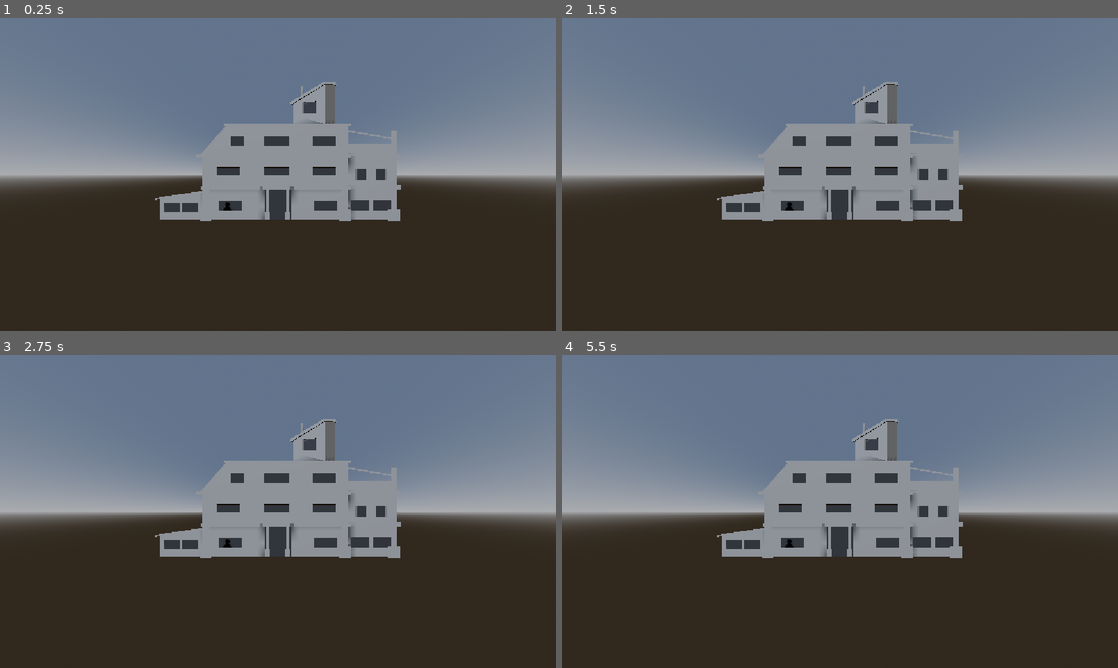
Above: before the commit, frames 1-4 (two rows, left to right).
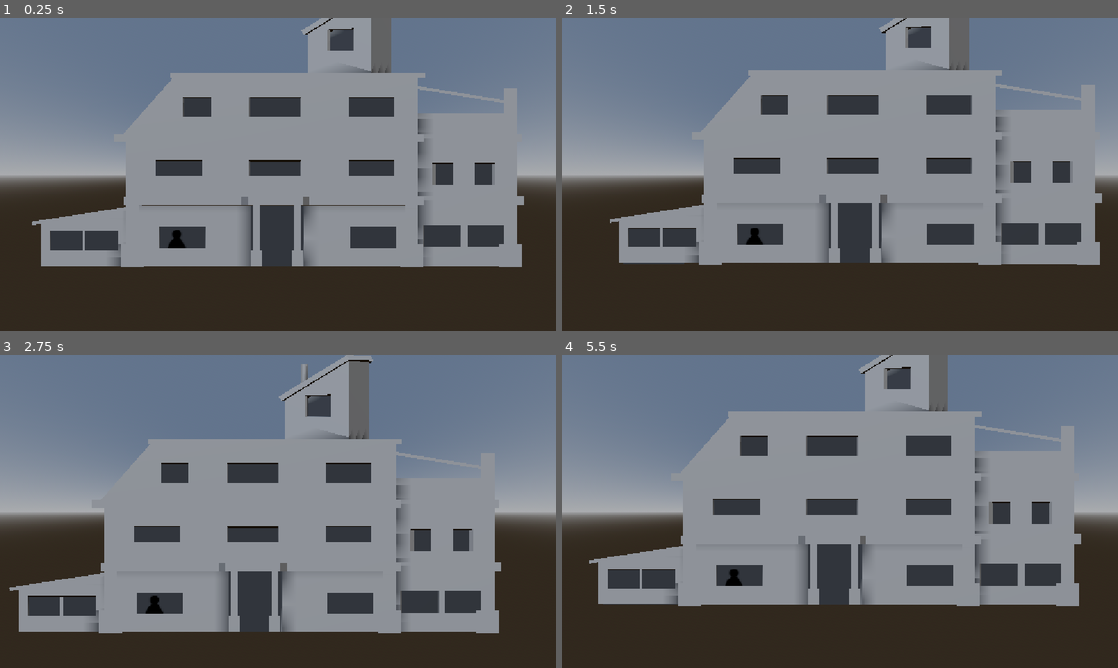
Above: after the commit, the same moments.

Repository: cowburrs/clabs
Game: Godot game, scene res://NewStuff/main_3d.tscn
The game is run twice, just before and just after one commit, with the same random seed, the same clock (stepped at 60 frames per second) and the same inputs. This scene is started directly instead of the project's main scene.
Inputs (mouse positions are in pixels of both pictures, inside the frame that each line leads up to):
- Up to frame 1 (0.25 s): no input
- Up to frame 2 (1.5 s): tap Enter at 0.5 s; move the mouse to (962, 158) at 0.52 s; click (962, 158) at 0.67 s; move the mouse to (728, 190) at 1.27 s; click (728, 190) at 1.42 s
- Up to frame 3 (2.75 s): move the mouse to (333, 442) at 2.02 s; click (333, 442) at 2.17 s
- Up to frame 4 (5.5 s): move the mouse to (812, 574) at 2.77 s; click (812, 574) at 2.92 s; move the mouse to (1006, 558) at 3.52 s; click (1006, 558) at 3.67 s; move the mouse to (673, 464) at 4.27 s; click (673, 464) at 4.42 s; move the mouse to (867, 511) at 5.02 s; click (867, 511) at 5.17 s

The runs differ from the first frame. In frame 1, 33% of the frame differs, in the area x 5-95%, y 0-80%; in frame 2, 33%; in frame 3, 35%, in the area x 1-91%, y 0-89%; in frame 4, 33%.

Commit message:
feat: an actual functional game i guess

Diff:
--- /dev/null
+++ b/NewStuff/Scripts/anomaly.gd
@@ -0,0 +1,32 @@
+class_name Anomaly
+extends CharacterBody3D
+
+@export var girls: Array[CompressedTexture2D]
+
+
+func _ready() -> void:
+	var sprite_3d = $Sprite3D
+	sprite_3d.texture = girls.pick_random()
+	pass # Replace with function body.
+
+
+func shot() -> void:
+	var sprite_3d = $Sprite3D
+	sprite_3d.visible = false
+	await get_tree().create_timer(2.0).timeout
+	sprite_3d.texture = girls.pick_random()
+	sprite_3d.visible = true
+	pass
+
+
+func get_camera_pos():
+	var camera: Camera3D = get_viewport().get_camera_3d()
+
+	if camera:
+		return camera.unproject_position(global_position)
+	else:
+		return null
+
+
+func _physics_process(delta: float) -> void:
+	pass
--- a/NewStuff/Scripts/camera_3d.gd
+++ b/NewStuff/Scripts/camera_3d.gd
@@ -2,42 +2,59 @@
 
 @onready var AnimPlayer = $AnimationPlayer
 
+var zoomed = false
+const speed = 0.01
+const default_size = 15
+const default_size_zoomed = 5
+var real_position: Vector2
 
 
-var zoomed = false
-const speed = 0.01
 # Called when the node enters the scene tree for the first time.
 func _ready() -> void:
 	Input.mouse_mode = Input.MOUSE_MODE_CAPTURED
 	Input.mouse_mode = Input.MOUSE_MODE_CONFINED
+	size = default_size
+	real_position = Vector2(position.x, position.y)
 	pass # Replace with function body.
+
+
+func zoommove(spd: int, csize: int, delta: float) -> void:
+	var x = real_position.x - position.x
+	var y = real_position.y - position.y
+	size += (csize - size) * delta * spd
+	position += Vector3(x, y, 0) * delta * spd
+	real_position.x = clamp(real_position.x, -12, 12)
+	real_position.y = clamp(real_position.y, -4, 10)
 
 
 # Called every frame. 'delta' is the elapsed time since the previous frame.
 func _process(delta: float) -> void:
+	if zoomed:
+		zoommove(15, default_size_zoomed, delta)
+	else:
+		zoommove(5, default_size, delta)
 	pass
+
 
 func _input(event):
 	#if event is InputEventMouseMotion:
-		#translate(Vector3(event.relative.x * speed, 0, 0))
+	#translate(Vector3(event.relative.x * speed, 0, 0))
 	if event.is_action_pressed("right_click") and zoomed == false:
-		size = 5
 		zoomed = !zoomed
 		AnimPlayer.play("Zoom")
 	elif event.is_action_pressed("right_click") and zoomed == true:
 		Input.mouse_mode = Input.MOUSE_MODE_CONFINED
-		size = 30
-		position = Vector3(0.000, 1.593, 0.018)
 		zoomed = !zoomed
 		AnimPlayer.play_backwards("Zoom")
 
-	if event is InputEventMouseMotion and zoomed == true:
-			Input.mouse_mode = Input.MOUSE_MODE_CAPTURED
-			translate(Vector3(event.relative.x * speed, -event.relative.y * speed, 0))
+	if event is InputEventMouseMotion == true:
+		Input.mouse_mode = Input.MOUSE_MODE_CAPTURED
+		real_position += Vector2(event.relative.x * speed, -event.relative.y * speed)
 
 	if event.is_action_pressed("left_click"):
 		shoot_ray()
 	pass
+
 
 func shoot_ray():
 	var mouse_pos = get_viewport().get_mouse_position()
@@ -49,4 +66,6 @@
 	ray_query.from = from
 	ray_query.to = to
 	var raycast_result = space.intersect_ray(ray_query)
-	print(raycast_result)
+	var collider = raycast_result.get("collider")
+	if collider is Anomaly:
+		collider.shot()
Not shown, added: NewStuff/Scripts/anomaly.gd.uid
